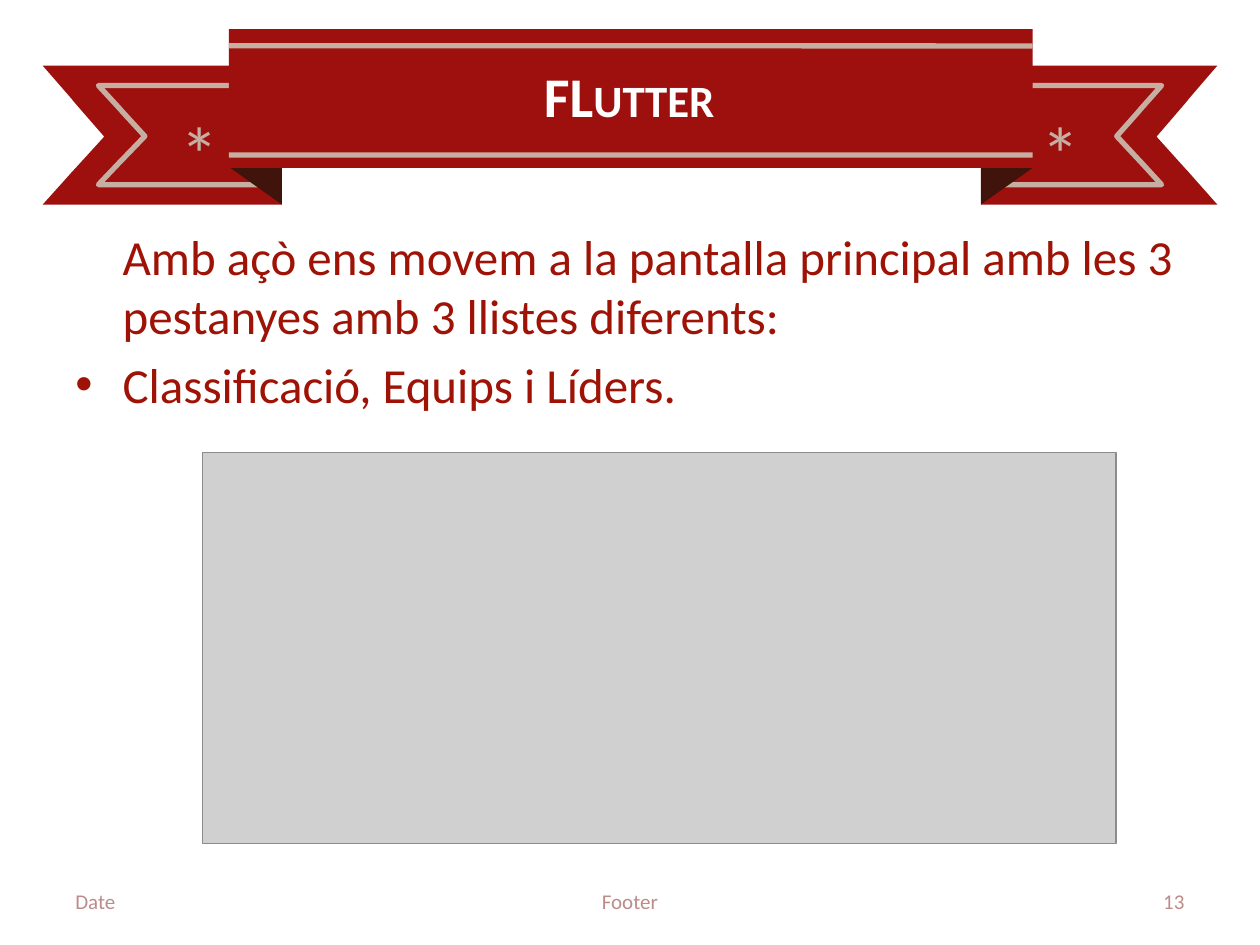
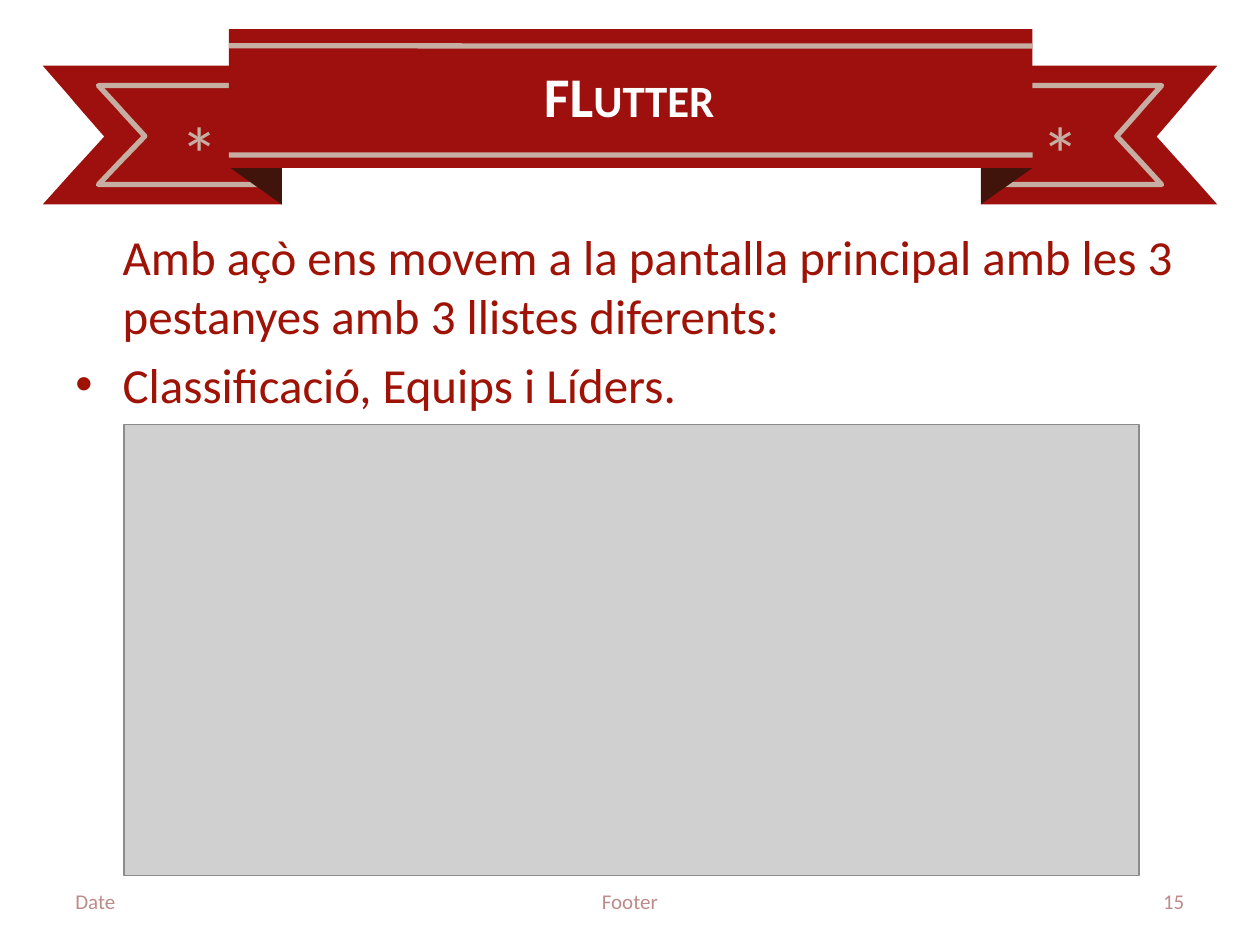
Before and after one commit to enrgmz15/TFG-EnriqueGomez, a slide deck: slide 15 of docs/PresentacioTFG.pptx (slide 13 before the commit). Drawn at 1260x945 pixels with LibreOffice and Linux fonts; fonts in the diff are those of the drawing; grey boxes stand for pictures; background and template pictures are left out. Boxes give left, top, right and bottom in pixels: in the first picture for what was removed or moved away, otherwise in the second. Text is boxed around its words. In the diff, an @@ line names an element or a change of style, - is before the commit and + after.

```diff
--- a/docs/PresentacioTFG.pptx
+++ b/docs/PresentacioTFG.pptx
@@ picture: place and size @@
-picture at (203,452,1116,843)
+picture at (123,425,1139,876)
@@ page number at (1163,895,1184,909): text changed @@
-13
+15
```
Also in this commit, not shown: 16 other slides changed, 3 slides added, 1 slide removed, 11 other files.
